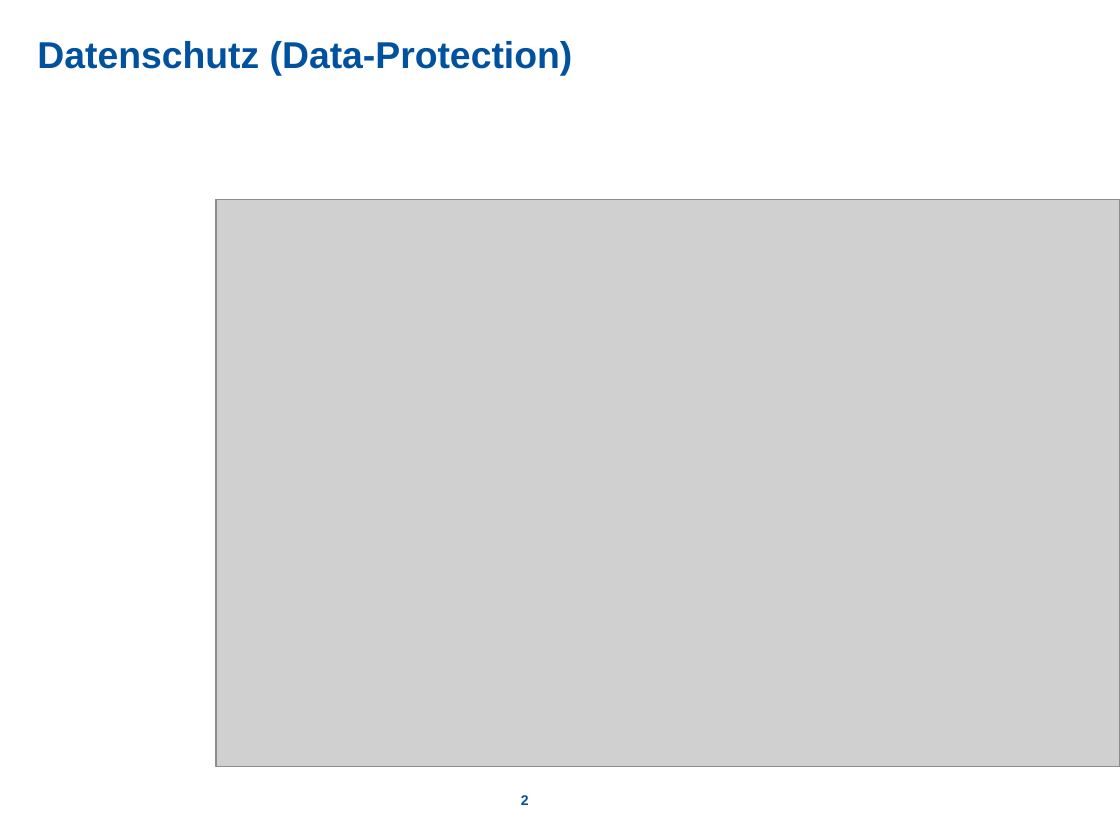
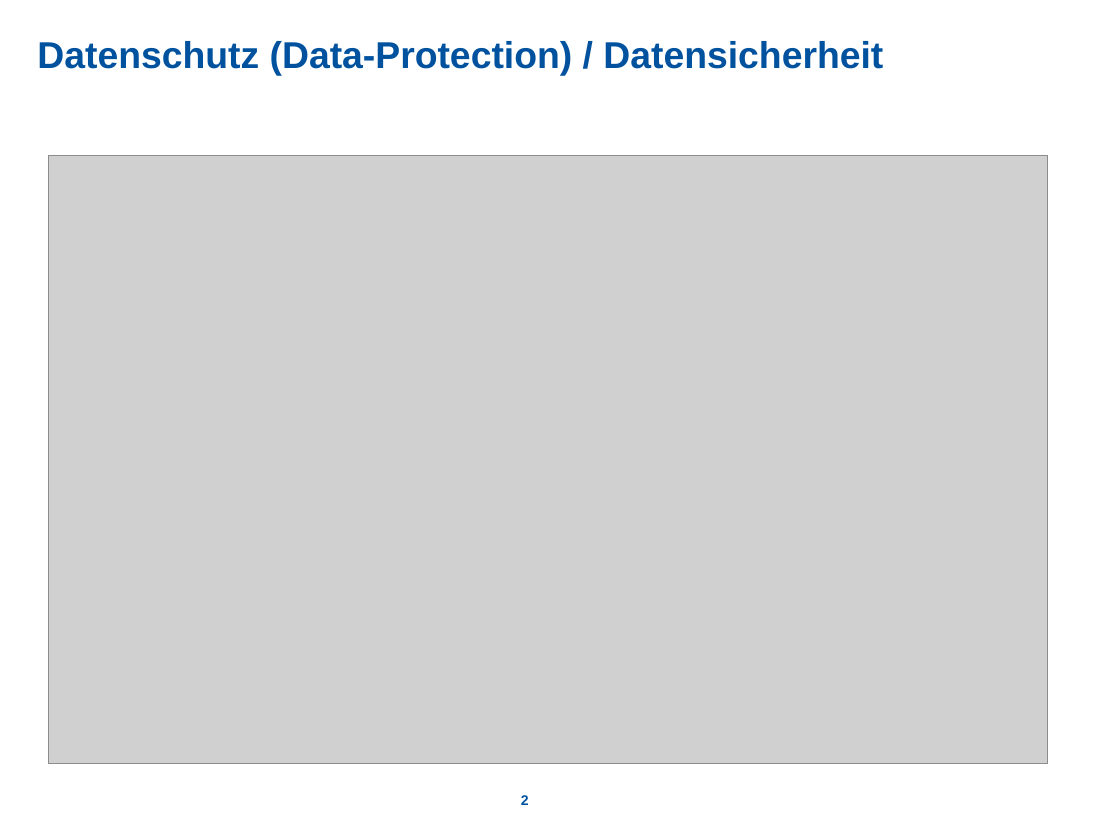
Before and after one commit to walter-rothlin/Source-Code, a slide deck: slide 2 of SchulungsUnterlagen/HWZ/Verschlüsselung.pptm. Drawn at 1120x840 pixels with LibreOffice and Linux fonts; fonts in the diff are those of the drawing; grey boxes stand for pictures; background and template pictures are left out. Boxes give left, top, right and bottom in pixels: in the first picture for what was removed or moved away, otherwise in the second. Text is boxed around its words. In the diff, an @@ line names an element or a change of style, - is before the commit and + after.

```diff
--- a/SchulungsUnterlagen/HWZ/Verschlüsselung.pptm
+++ b/SchulungsUnterlagen/HWZ/Verschlüsselung.pptm
@@ title at <box>37,41,883,76</box>: text changed @@
-Datenschutz (Data-Protection)
+Datenschutz (Data-Protection) / Datensicherheit
@@ picture: place and size @@
-picture at <box>216,199,1120,766</box>
+picture at <box>48,156,1047,765</box>
```
Also in this commit, not shown: 2 other slides changed, 9 other files.
